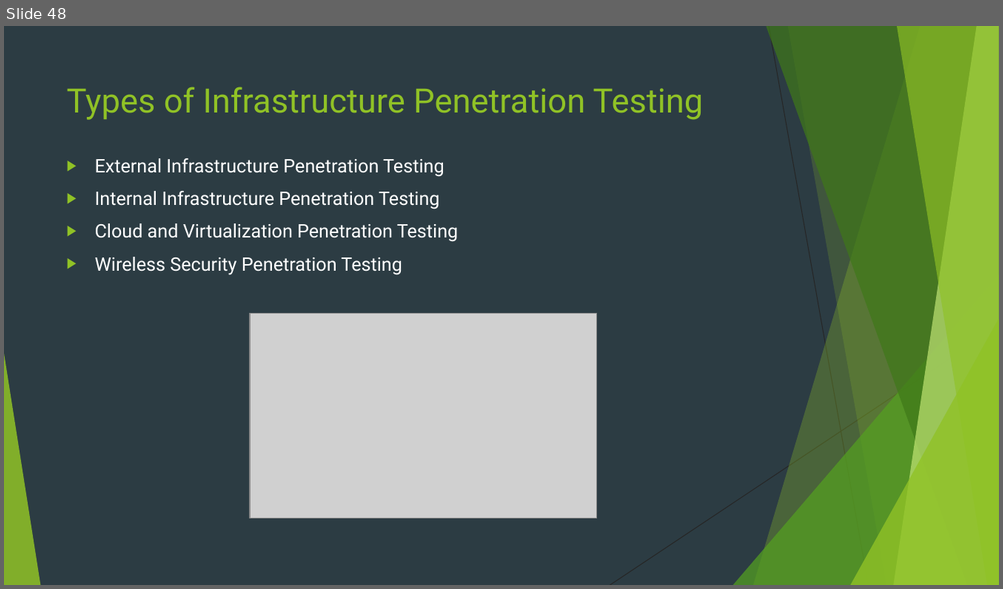
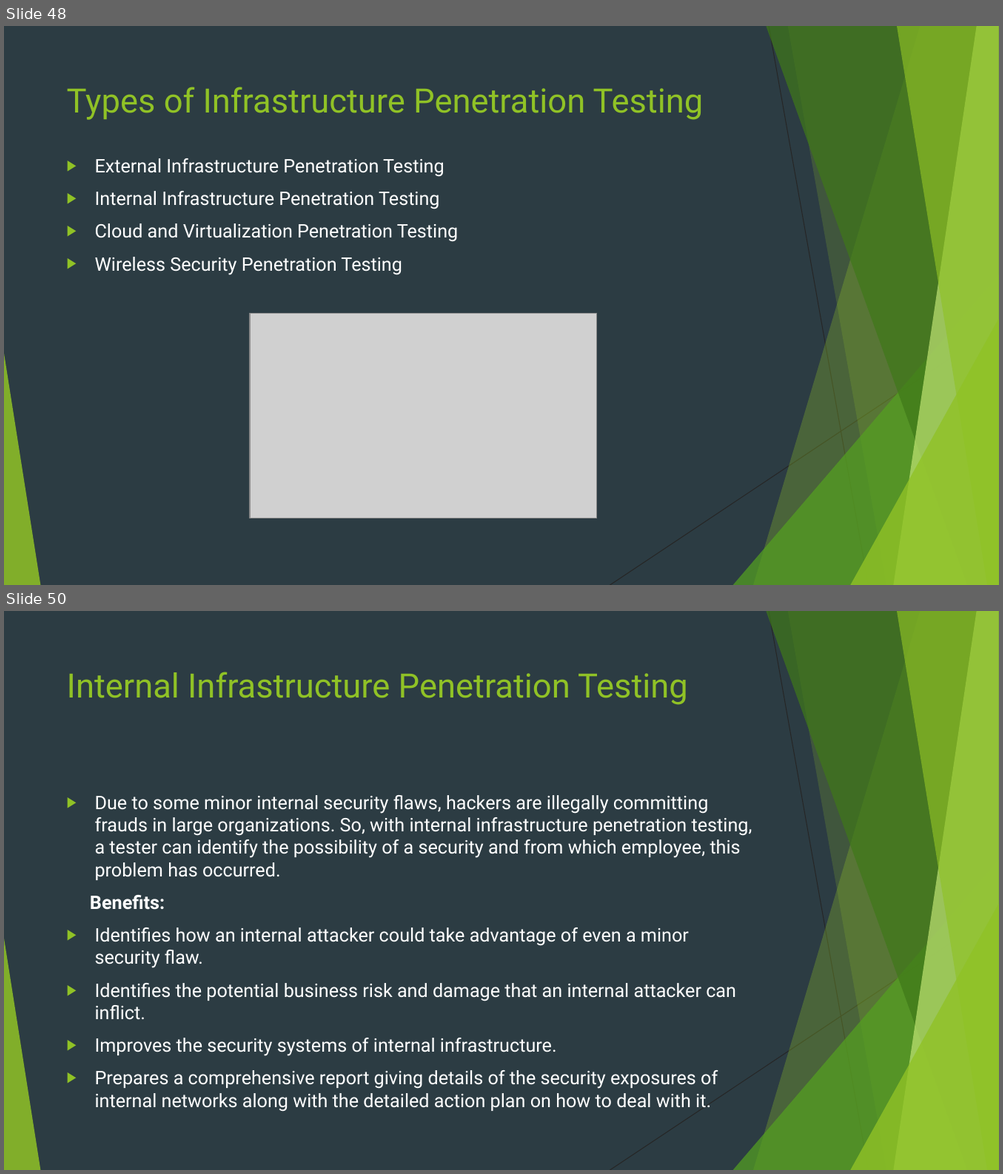
Before and after one commit to Navo26/SecurityTesting, a slide deck: PENETRATION TESTING.pptx. Shown one above the other, each under a label of ours: slide 48 before the commit, slides 48 and 50 after it; the slides between them are not shown. The pictures are 1003x589 and 1003x1174 pixels, drawn with LibreOffice and Linux fonts; fonts in the diff are those of the drawing; grey boxes stand for pictures. Boxes give left, top, right and bottom in pixels: in the first picture for what was removed or moved away, otherwise in the second. Text is boxed around its words. In the diff, an @@ line names an element or a change of style, - is before the commit and + after.

```diff
--- a/PENETRATION TESTING.pptx
+++ b/PENETRATION TESTING.pptx
@@ slide 50 added at [4,611,999,1170], background #2C3C43; not listed: 10 template elements that a slide beside it also shows @@
@@ title added at [67,672,688,705], 32.4 pt, text #90C226 @@
+Internal Infrastructure Penetration Testing
@@ text added at [90,795,752,1112], 18 pt, text #FFFFFF @@
+▶ Due to some minor internal security flaws, hackers are illegally committing frauds in large organizations. So, with internal infrastructure penetration testing, a tester can identify the possibility of a security and from which employee, this problem has occurred.
+Benefits:
+▶ Identifies how an internal attacker could take advantage of even a minor security flaw.
+▶ Identifies the potential business risk and damage that an internal attacker can inflict.
+▶ Improves the security systems of internal infrastructure.
+▶ Prepares a comprehensive report giving details of the security exposures of internal networks along with the detailed action plan on how to deal with it.
```
Also in this commit, not shown: 1 slide changed, 7 other slides added.
